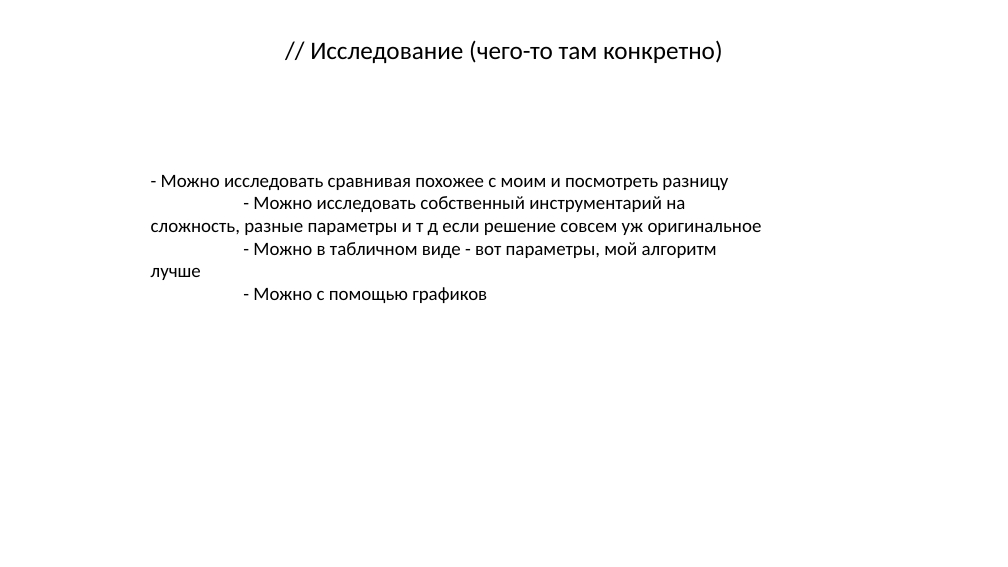
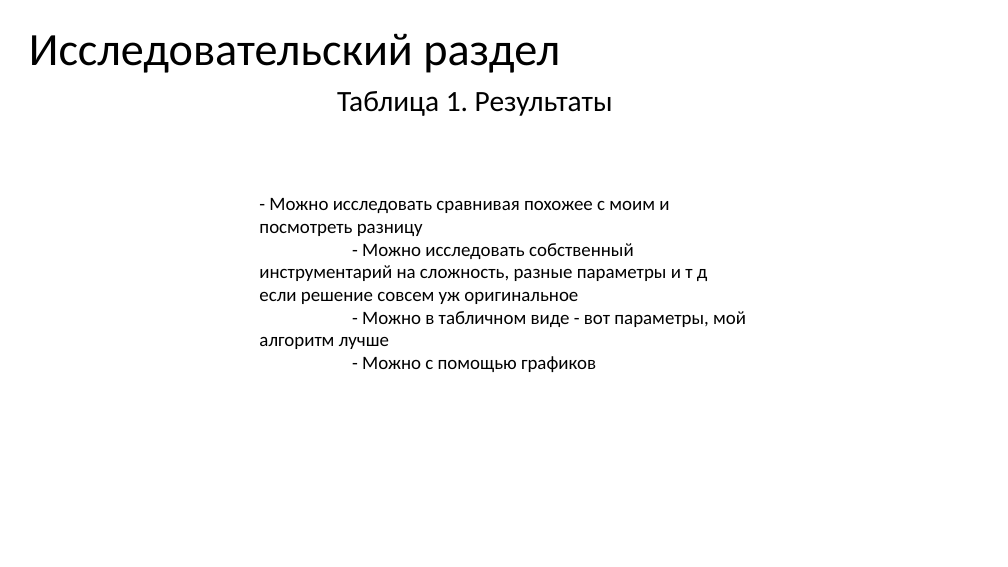
Before and after one commit to Kirmark/bachelor-qualification-work, a slide deck: slide 10 of presentation/presentation.pptx (slide 9 before the commit). Drawn at 1008x567 pixels with LibreOffice and Linux fonts; fonts in the diff are those of the drawing. Boxes give left, top, right and bottom in pixels: in the first picture for what was removed or moved away, otherwise in the second. Text is boxed around its words. In the diff, an @@ line names an element or a change of style, - is before the commit and + after.

```diff
--- a/presentation/presentation.pptx
+++ b/presentation/presentation.pptx
@@ text added at (29,33,560,73), 44 pt, text #000000 @@
+Исследовательский раздел
@@ subtitle removed at (310,40,723,63) @@
-// Исследование (чего-то там конкретно)
@@ text added at (337,91,613,116), 28 pt, text #000000 @@
+Таблица 1. Результаты
@@ text "- Можно исследовать сравнивая похожее ..." rewrapped from (151,175,762,303) to (259,198,746,372) @@
```
Also in this commit, not shown: 6 other slides changed, 4 slides added, 2 slides removed, 31 other files.
